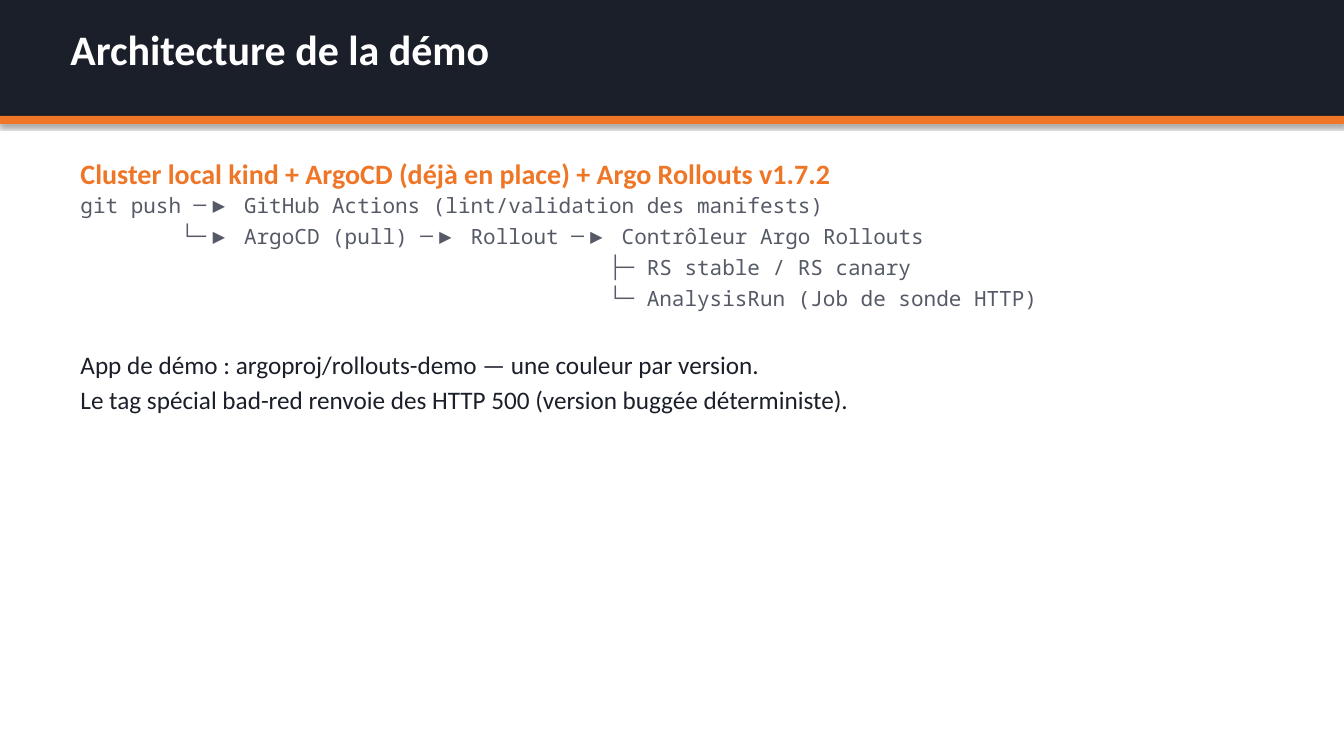
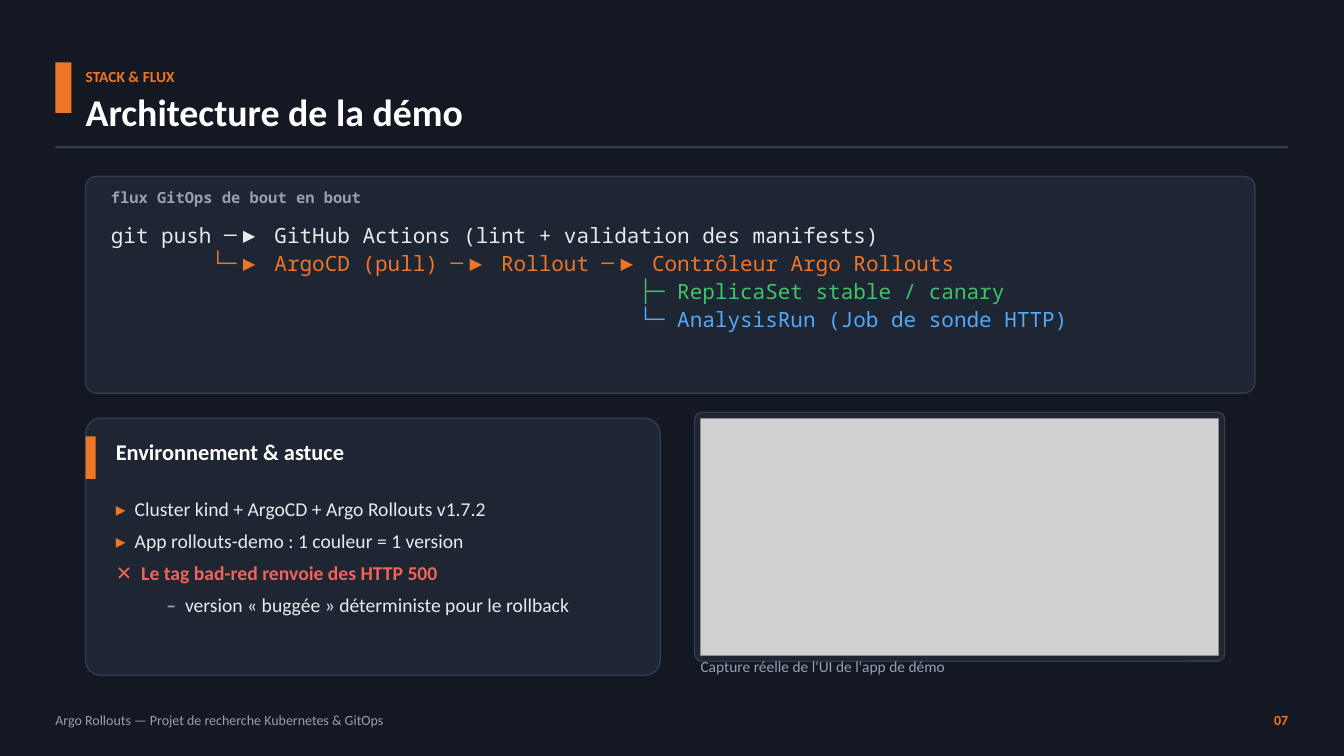
Before and after one commit to Louis-JB/argo-rollouts-demo, a slide deck: slide 8 of slides/argo-rollouts.pptx (slide 9 before the commit). Drawn at 1344x756 pixels with LibreOffice and Linux fonts; fonts in the diff are those of the drawing; grey boxes stand for pictures. Boxes give left, top, right and bottom in pixels: in the first picture for what was removed or moved away, otherwise in the second. Text is boxed around its words. In the diff, an @@ line names an element or a change of style, - is before the commit and + after.

Commit message:
Refonte du PowerPoint : thème sombre élégant + capture réelle de l'UI
- Nouveau design (cartes, colonnes, code boxes, pieds de page, page de titre)
- 13 slides conformes (10-15) couvrant les 4 parties
- Capture navigateur réelle de l'UI rollouts-demo (Chromium headless)
- Images terminal colorisées des démos canary/rollback

```diff
--- a/slides/argo-rollouts.pptx
+++ b/slides/argo-rollouts.pptx
@@ background #FFFFFF to #141823 @@
@@ rectangle removed at [0,0,1344,116] @@
@@ text "STACK & FLUX": place and size @@
-text "STACK & FLUX" at [70,35,489,66]
+text "STACK & FLUX" at [86,72,463,127]
@@ text "STACK & FLUX" at [86,72,463,127]: vertical alignment top to middle @@
@@ rectangle added at [55,63,72,113], fill #EF7627 @@
@@ text at [86,72,175,82]: paragraph added @@
+STACK & FLUX
@@ text at [86,99,463,127]: size 30 to 27 pt in "Architecture de la démo"; more space between paragraphs @@
@@ rectangle: place and size @@
-rectangle at [0,116,1344,124]
+rectangle at [55,146,1289,148]
@@ rectangle at [55,146,1289,148]: fill #EF7627 to #323C4F; shadow off @@
@@ rounded rectangle added at [86,176,1255,393], fill #1E2533, outline #323C4F 1 pt @@
@@ text added at [111,191,361,207], 11 pt, text #979FB0, bold @@
+flux GitOps de bout en bout
@@ text at [111,227,879,248]: text changed; size 20 to 15 pt; font Calibri to Noto Sans Mono; text colour #EF7627 to #E8EAED; bold off @@
-Cluster local kind + ArgoCD (déjà en place) + Argo Rollouts v1.7.2
-git push ─▶ GitHub Actions (lint/validation des manifests)
+git push ─▶ GitHub Actions (lint + validation des manifests)
@@ text "git push ─▶ GitHub Actions ...": place and size @@
-text "git push ─▶ GitHub Actions ..." at [80,163,1037,414]
+text "git push ─▶ GitHub Actions ..." at [111,227,1067,332]
@@ text at [274,255,1067,332]: text colour #555A66 to #EF7627 in "└─▶ ArgoCD (pull) ─▶ Rollout ─▶ Contrôleur ..."; text colour #555A66 to #55A8F5 in "└─ AnalysisRun (Job de sonde HTTP)"; less space between paragraphs @@
@@ text at [677,283,1005,304]: text changed; text colour #555A66 to #3FC46B @@
-├─ RS stable / RS canary
+├─ ReplicaSet stable / canary
@@ text at [80,356,848,414]: paragraphs removed @@
-App de démo : argoproj/rollouts-demo — une couleur par version.
-Le tag spécial bad-red renvoie des HTTP 500 (version buggée déterministe).
@@ rounded rectangle added at [86,418,660,676], fill #1E2533, outline #323C4F 1 pt @@
@@ rounded rectangle added at [695,412,1225,661], fill #1E2533, outline #323C4F 1 pt @@
@@ picture added at [701,418,1219,655] @@
@@ rectangle added at [86,437,96,479], fill #EF7627 @@
@@ text added at [116,444,344,460], 16 pt, text #FFFFFF, bold @@
+Environnement & astuce
@@ text added at [135,502,569,616], 14 pt, text #E8EAED @@
+▸ Cluster kind + ArgoCD + Argo Rollouts v1.7.2
+▸ App rollouts-demo : 1 couleur = 1 version
+✕ Le tag bad-red renvoie des HTTP 500
+  – version « buggée » déterministe pour le rollback
@@ text added at [701,661,945,675], 11 pt, text #979FB0 @@
+Capture réelle de l'UI de l'app de démo
@@ text added at [55,715,384,728], 10 pt, text #979FB0 @@
+Argo Rollouts — Projet de recherche Kubernetes & GitOps
@@ text added at [1274,716,1288,725], 10 pt, text #EF7627, bold @@
+07
```
Also in this commit, not shown: 11 other slides changed, 1 slide added, 3 slides removed, 3 other files.
